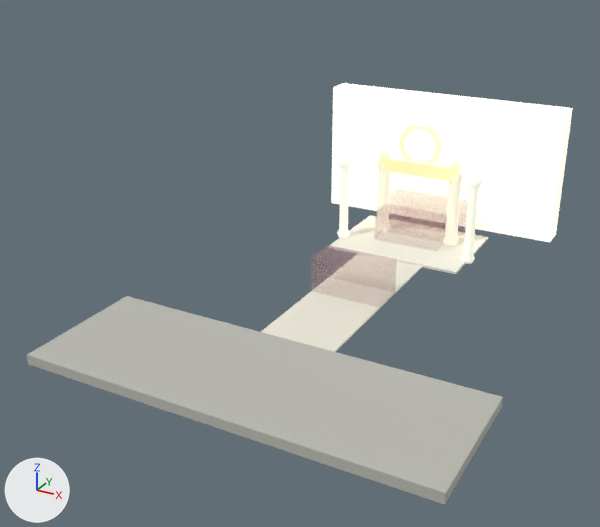
One commit to the glTF model assets/imported_scenes/celestial_city.glb: the scene before it, then after it.
Rendered twice from a 50 mm camera at (33.7, -73.0, 38.6) aimed at (-4.0, -4.4, 4.3). Every picture has the same lights, and +X, +Y and +Z are marked at lower left. The picture after the commit comes second. Where no turn or scale is listed for an object, it has been applied to the vertices.

The first picture shows 'ENV_Celestial_ApproachRoad', 'ENV_Celestial_CityInteriorHint', 'ENV_Celestial_FarBank', 'ENV_Celestial_GatePlatform', 'PROP_CityLightPillar_01', 'PROP_CityLightPillar_02', 'PROP_GateArch_Right', 'TRIGGER_EndCredits', 'TRIGGER_EnterCelestialCity', 'TRIGGER_JourneyReview', 'VIS_PROP_CelestialGate' and 4 more.
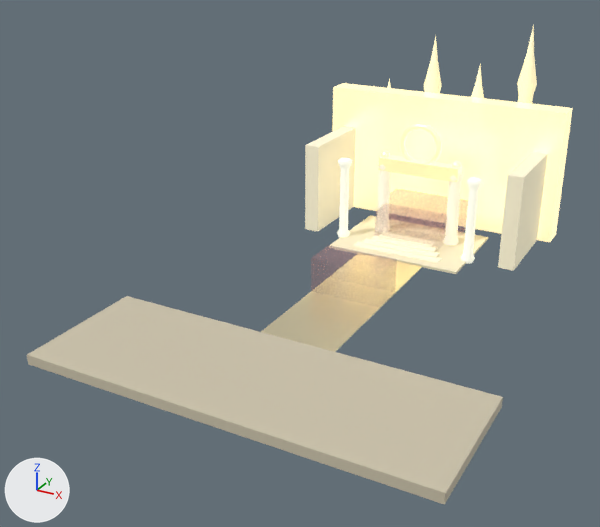
Where the change shows, as pixel boxes (x1, y1, x2, y2) in the pictures (600 x 527 px):
'ENV_Celestial_FarBank', recoloured (grey to beige)
    both: (27, 296, 503, 504)
'ENV_Celestial_CityInteriorHint', surface changed, recoloured
    both: (332, 83, 573, 242)
'ENV_Celestial_ApproachRoad', recoloured, surface changed (white to beige)
    both: (261, 261, 422, 352)
'TRIGGER_JourneyReview', recoloured, surface changed
    both: (311, 245, 397, 307)
'ENV_Celestial_WallLeft', added
    after: (305, 126, 356, 231)
'ENV_Celestial_WallRight', added
    after: (498, 152, 548, 270)
'ENV_Celestial_GatePlatform', recoloured (white to beige)
    both: (330, 215, 488, 274)
'TRIGGER_EnterCelestialCity', recoloured, surface changed
    both: (375, 203, 447, 252)
'TRIGGER_EndCredits', recoloured, surface changed
    both: (389, 189, 468, 236)
'PROP_CelestialSpire_04', added (beige)
    after: (517, 24, 537, 103)
'PROP_CelestialSpire_02', added
    after: (424, 36, 442, 93)
'VIS_PROP_CelestialStair.001', now drawn
    after: (353, 241, 442, 263)
'VIS_PROP_CelestialStair.002', now drawn
    after: (362, 238, 440, 258)
'VIS_PROP_CelestialStair.003', added
    after: (370, 236, 438, 253)
'PROP_CelestialSpire_03', added (mostly hidden)
    after: (471, 64, 484, 98)
'VIS_PROP_CelestialStair.004', added
    after: (379, 235, 432, 247)
'PROP_CelestialSpire_01', added (mostly hidden)
    after: (387, 78, 391, 88)

Diff of the bpy script that builds the scene:
```diff
--- a/assets/imported_scenes/celestial_city.glb.py
+++ b/assets/imported_scenes/celestial_city.glb.py
@@ mat_material_0 @@
 mat_material_0 = principled_material('Material_0')
-mat_material_0.base_color = (0.5, 0.5, 0.45)  # grey #bcbcb3
+mat_material_0.base_color = (0.62, 0.56, 0.42)  # beige #cec5ad
 mat_material_0.roughness = 0.62
@@ mat_material_1 @@
 mat_material_1 = principled_material('Material_1')
-mat_material_1.base_color = (0.85, 0.82, 0.7)  # white #edeada
+mat_material_1.base_color = (0.96, 0.86, 0.58)  # beige #faefc8
 mat_material_1.roughness = 0.9
+mat_material_1.metallic = 0.85
@@ mat_material_2 @@
 mat_material_2 = principled_material('Material_2')
-mat_material_2.base_color = (0.9, 0.88, 0.78)  # white #f3f1e5
+mat_material_2.base_color = (0.98, 0.89, 0.64)  # beige #fdf2d1
 mat_material_2.roughness = 0.62
@@ mat_material_3 @@
 mat_material_3.base_color = (0.95, 0.93, 0.8)  # white #f9f7e7
-mat_material_3.roughness = 0.8
-mat_material_3.emission_color = (0.7, 0.68, 0.55)  # pale yellow #dad7c4
+mat_material_3.roughness = 0.32
+mat_material_3.emission_color = (0.92, 0.74, 0.4)  # beige #f6dfaa
 mat_material_3.emission_strength = 1.0
+mat_material_3.metallic = 0.85
@@ mat_material_9 @@
 mat_material_9 = principled_material('Material_9')
-mat_material_9.base_color = (0.6, 0.3, 0.3)  # pink #cb9595
+mat_material_9.base_color = (0.96, 0.9, 0.7)  # pale yellow #faf3da
 mat_material_9.roughness = 1.0
-mat_material_9.alpha = 0.22
+mat_material_9.emission_strength = 1.0
@@ me_mesh_12 @@
 me_mesh_12.from_pydata(...)  # 8 vertices, 12 faces; spans x -4.0..4.0, y -2.0..2.0, z -2.0..2.0
-me_mesh_12.materials.append(mat_material_9)  # pink #cb9595
+me_mesh_12.materials.append(mat_material_12)  # pink #cb9595
@@ me_mesh_13 @@
 me_mesh_13.from_pydata(...)  # 8 vertices, 12 faces; spans x -4.0..4.0, y -1.5..1.5, z -2.0..2.0
-me_mesh_13.materials.append(mat_material_9)  # pink #cb9595
+me_mesh_13.materials.append(mat_material_12)  # pink #cb9595
@@ me_mesh_14 @@
 me_mesh_14.from_pydata(...)  # 8 vertices, 12 faces; spans x -5.0..5.0, y -1.5..1.5, z -2.0..2.0
-me_mesh_14.materials.append(mat_material_9)  # pink #cb9595
+me_mesh_14.materials.append(mat_material_12)  # pink #cb9595
@@ ob_prop_celestialspire_04 @@
+ob_prop_celestialspire_04 = bpy.data.objects.new('PROP_CelestialSpire_04', me_mesh_22)  # 152 vertices, 288 faces; spans x -1.5..1.5, y -1.5..1.5, z 0.0..25.0; in mat_material_11 (beige #faf3d1, glowing beige #bcad81)
+ob_prop_celestialspire_04.location = (9.0, 29.0, 0.0)
@@ ob_prop_celestialspire_03 @@
+ob_prop_celestialspire_03 = bpy.data.objects.new('PROP_CelestialSpire_03', me_mesh_21)  # 152 vertices, 288 faces; spans x -1.5..1.5, y -1.5..1.5, z 0.0..20.0; in mat_material_11 (beige #faf3d1, glowing beige #bcad81)
+ob_prop_celestialspire_03.location = (3.0, 29.0, 0.0)
@@ ob_prop_celestialspire_02 @@
+ob_prop_celestialspire_02 = bpy.data.objects.new('PROP_CelestialSpire_02', me_mesh_20)  # 152 vertices, 288 faces; spans x -1.5..1.5, y -1.5..1.5, z 0.0..23.0; in mat_material_11 (beige #faf3d1, glowing beige #bcad81)
+ob_prop_celestialspire_02.location = (-3.0, 29.0, 0.0)
@@ ob_prop_celestialspire_01 @@
+ob_prop_celestialspire_01 = bpy.data.objects.new('PROP_CelestialSpire_01', me_mesh_19)  # 152 vertices, 288 faces; spans x -1.5..1.5, y -1.5..1.5, z 0.0..17.0; in mat_material_11 (beige #faf3d1, glowing beige #bcad81)
+ob_prop_celestialspire_01.location = (-9.0, 29.0, 0.0)
@@ ob_env_celestial_wallright @@
+ob_env_celestial_wallright = bpy.data.objects.new('ENV_Celestial_WallRight', me_mesh_18)  # 24 vertices, 68 faces; spans x -0.9..0.9, y -8.0..8.0, z -5.5..5.5; in mat_material_10 (pale yellow #f3ecd4, glowing yellow #817c61)
+ob_env_celestial_wallright.location = (12.5, 22.0, 5.5)
@@ ob_env_celestial_wallleft @@
+ob_env_celestial_wallleft = bpy.data.objects.new('ENV_Celestial_WallLeft', me_mesh_18.copy())
+ob_env_celestial_wallleft.location = (-12.5, 22.0, 5.5)
@@ ob_vis_prop_celestialstair_004 @@
+ob_vis_prop_celestialstair_004 = bpy.data.objects.new('VIS_PROP_CelestialStair.004', me_mesh_16)  # a box spanning x -3.4..3.4, y -0.7..0.7, z -0.09..0.09; in mat_material_9 (pale yellow #faf3da, glowing yellow #867e61)
+ob_vis_prop_celestialstair_004.location = (0.0, 15.0, 0.8)
@@ ob_vis_prop_celestialstair_003 @@
+ob_vis_prop_celestialstair_003 = bpy.data.objects.new('VIS_PROP_CelestialStair.003', me_mesh_15)  # a box spanning x -4.05..4.05, y -0.7..0.7, z -0.09..0.09; in mat_material_9 (pale yellow #faf3da, glowing yellow #867e61)
+ob_vis_prop_celestialstair_003.location = (0.0, 14.0, 0.6)
```
